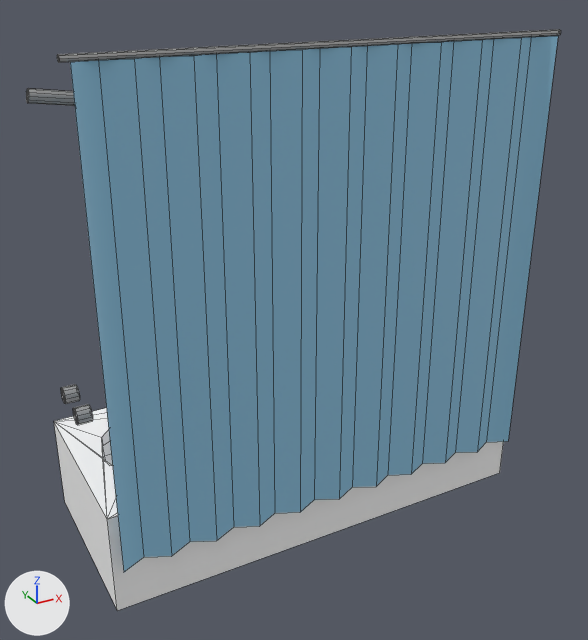
A saved change to the FBX model Assets/Models/Bathroom/wc_bañera.fbx.
Both versions are drawn from a camera (50 mm lens) standing at (-1.36, -2.5, 2.02) and looking at (-0.01, -0.06, 0.8). Arrows for +X, +Y and +Z are at lower left; the lights stay in place. Mesh edges are drawn as thin lines. Where no turn or scale is listed for an object, it has been applied to the vertices. Vertices at the same position are counted once.

Objects in the first picture: 'BAÑERA', 'CORTINA'.
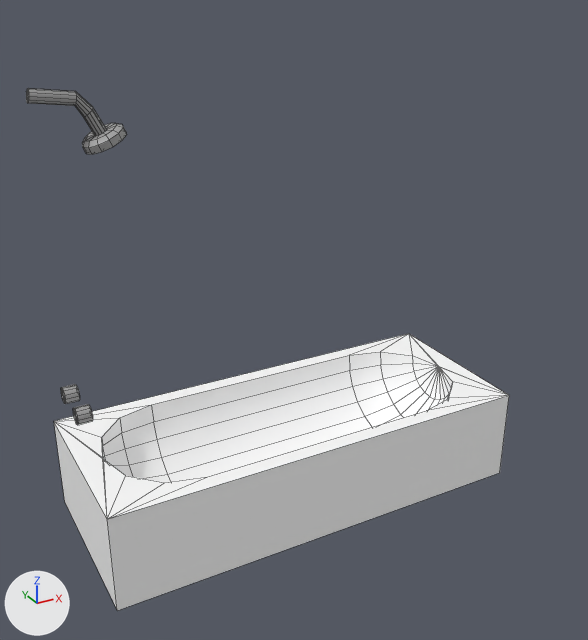
Boxes [x1, y1, x2, y2] around the edits, measured in the pictures (588 x 640 px):
'CORTINA', deleted (blue)
    before: [70, 36, 558, 572]
'BAÑERA', reshaped (10% narrower, 10% shorter)
    before: [26, 29, 561, 611]
    after: [26, 88, 509, 611]
part 1 of me_mesh, deleted
    before: [57, 29, 561, 63]

Edits to the bpy script that builds the scene:
```text
Change me_mesh:
    where me_mesh.from_pydata(...)  # 264 vertices, 325 faces; spans x -0.86..0.86, y -0.37..0.37, z -0.91..0.91
    used by ob_bañera; location = (-0.006, 0.0, 0.905)
    me_mesh part 1: the loose piece of 18 vertices spanning x -0.84..0.86, y -0.37..-0.35, z 0.88..0.91 is deleted
Remove ob_cortina:
    ob_cortina = bpy.data.objects.new('CORTINA', me_mesh_001)
    ob_cortina.location = (0.0, -0.38, 0.991)
```
